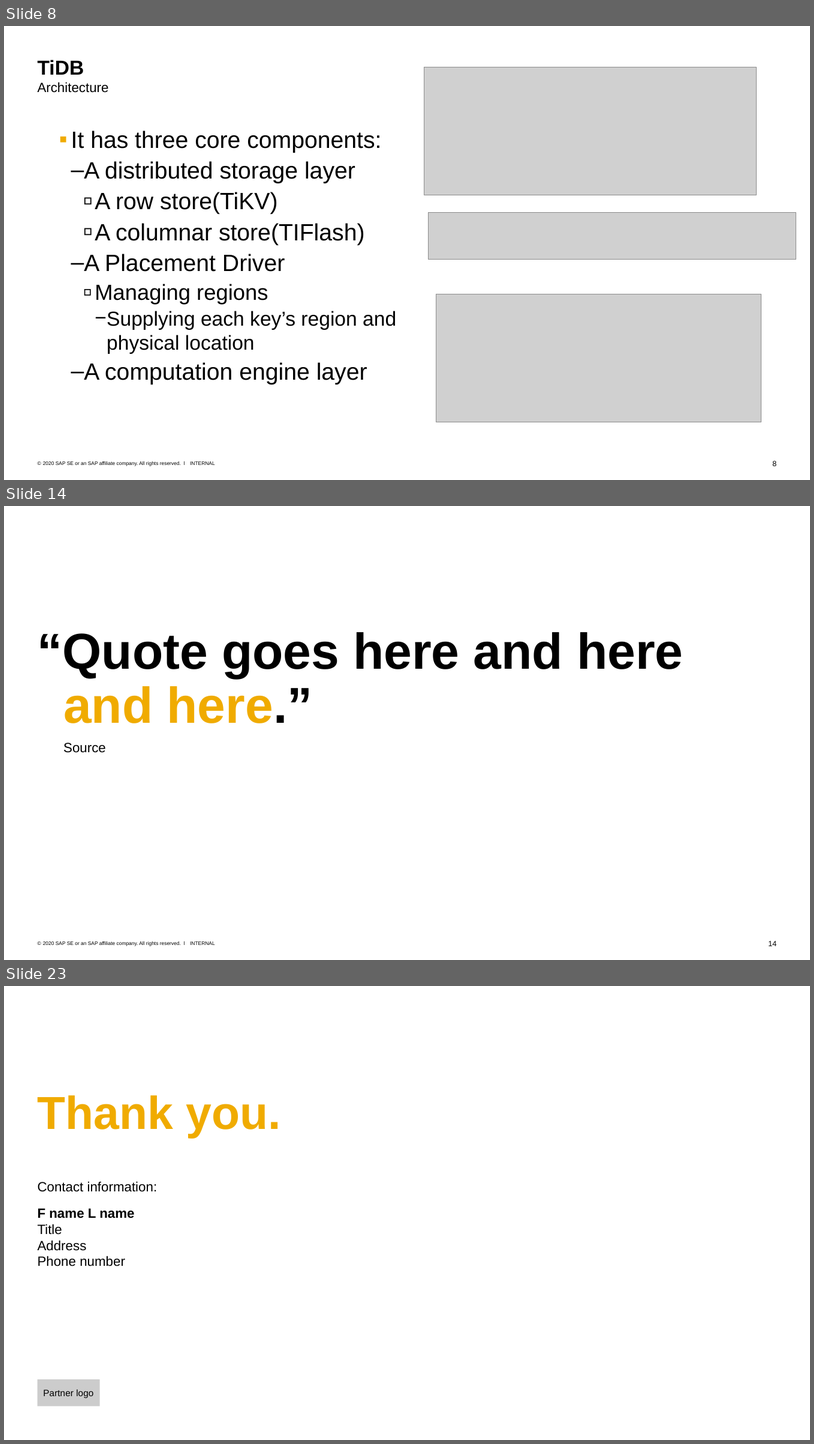
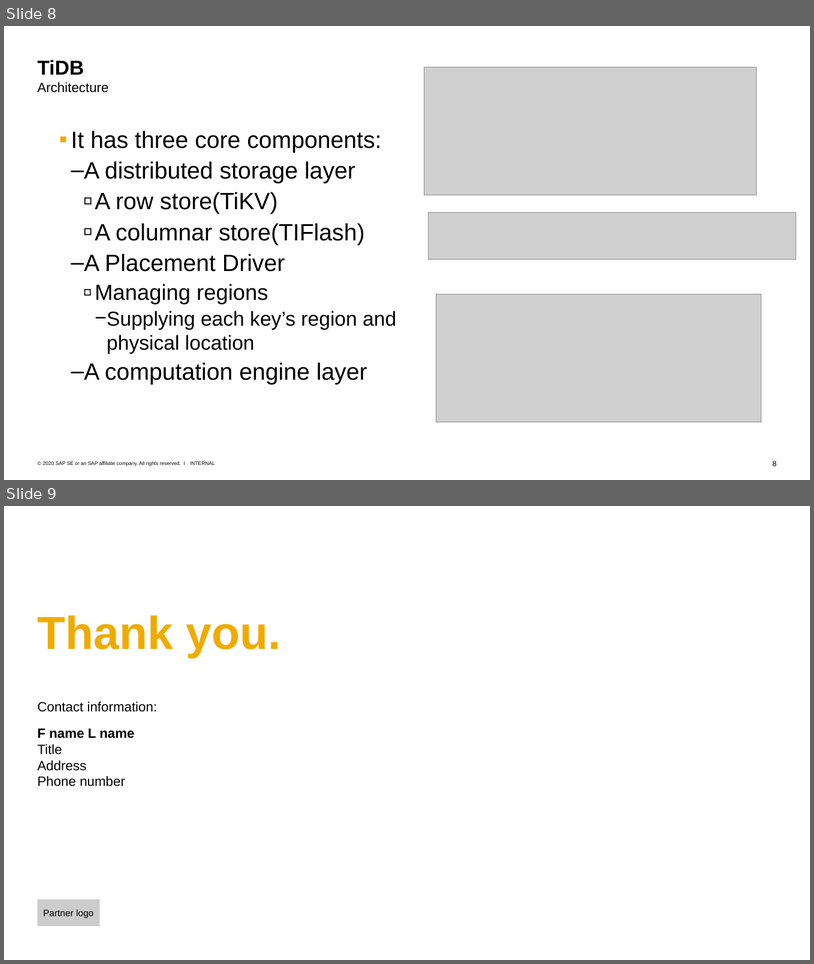
Before and after one commit to Voidkai/Survey_on_NoSQL, a slide deck: NoSQL/The Survey On CockroachDB.pptx. Shown one above the other, each under a label of ours: slides 8, 14 and 23 before the commit, slides 8 and 9 after it; the slides between them are not shown. The pictures are 814x1444 and 814x964 pixels, drawn with LibreOffice and Linux fonts; fonts in the diff are those of the drawing; grey boxes stand for pictures; background and template pictures are left out. Boxes give left, top, right and bottom in pixels: in the first picture for what was removed or moved away, otherwise in the second. Text is boxed around its words. In the diff, an @@ line names an element or a change of style, - is before the commit and + after.

```diff
--- a/NoSQL/The Survey On CockroachDB.pptx
+++ b/NoSQL/The Survey On CockroachDB.pptx
@@ slide 14 removed at box(4, 506, 810, 960), background #FFFFFF; not listed: 3 template elements that a slide beside it also shows @@
@@ text removed at box(38, 632, 683, 753) @@
-“Quote goes here and here and here.”
-  Source
@@ what was slide 23 is now slide 9 @@
```
Also in this commit, not shown: 14 other slides removed, 1 other file.
